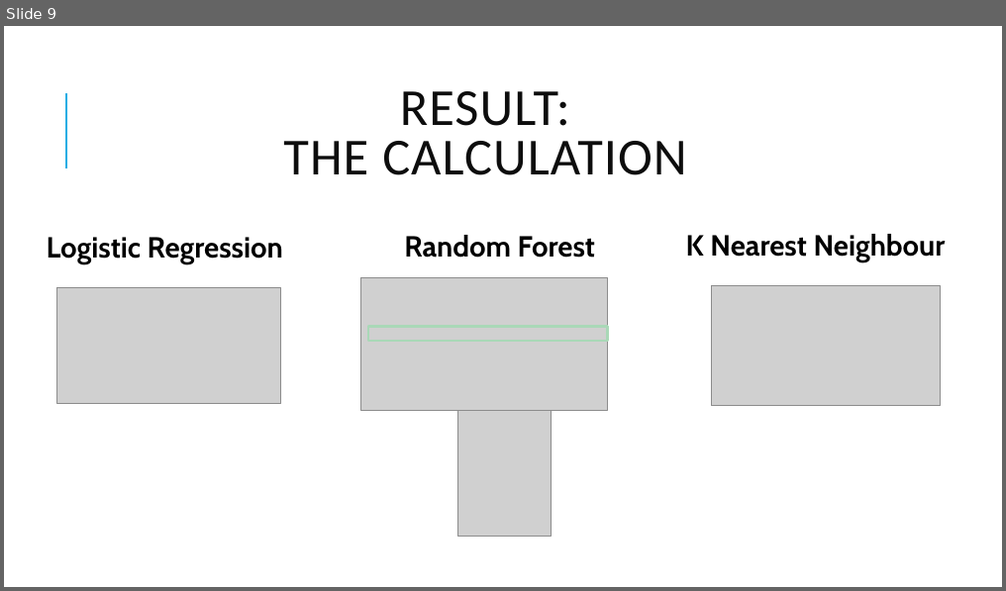
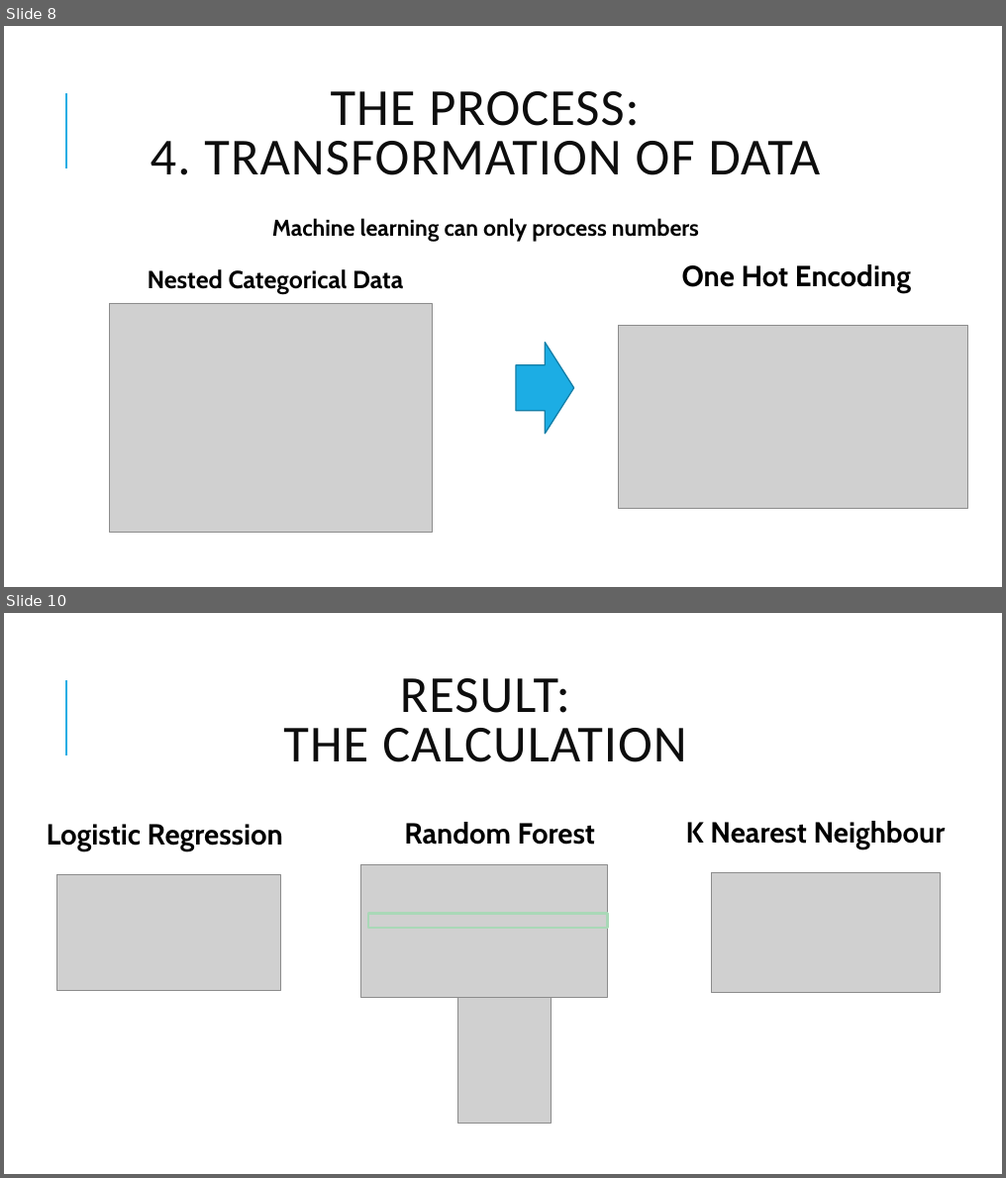
Before and after one commit to sigkarmoil/Clinical_Trial_Machine_Learning, a slide deck: Resources/Clinical Trial.pptx. Shown one above the other, each under a label of ours: slide 9 before the commit, slides 8 and 10 after it; the slides between them are not shown. The pictures are 1006x591 and 1006x1178 pixels, drawn with LibreOffice and Linux fonts; fonts in the diff are those of the drawing; grey boxes stand for pictures. Boxes give left, top, right and bottom in pixels: in the first picture for what was removed or moved away, otherwise in the second. Text is boxed around its words. In the diff, an @@ line names an element or a change of style, - is before the commit and + after.

```diff
--- a/Resources/Clinical Trial.pptx
+++ b/Resources/Clinical Trial.pptx
@@ slide 8 added at [4, 26, 1002, 587], background #FFFFFF; not listed: 1 template element that a slide beside it also shows @@
@@ title added at [151, 91, 821, 175], 50 pt, text #0D0D0D @@
+THE PROCESS:
+4. TRANSFORMATION OF DATA
@@ text added at [272, 218, 699, 242], 22 pt, text #000000, bold @@
+Machine learning can only process numbers
@@ text added at [148, 270, 403, 294], 23.8 pt, text #000000, bold @@
+  Nested Categorical Data
@@ text added at [682, 265, 911, 293], 28 pt, text #000000, bold @@
+  One Hot Encoding
@@ picture added at [110, 303, 433, 532] @@
@@ right arrow added at [516, 343, 574, 434], fill #1CADE4, outline #1580A9 1.25 pt @@
@@ picture added at [618, 325, 967, 508] @@
@@ what was slide 9 is now slide 10 @@
```
Also in this commit, not shown: 5 slides changed, 3 other slides added, 3 slides removed.
